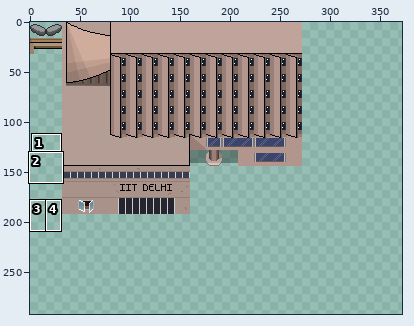
Two states of a sprite sheet, task2/assets/raw/self/iitd.png. Above: a wide view before the commit, with the close-up outlined.
Close-up. Earlier state:
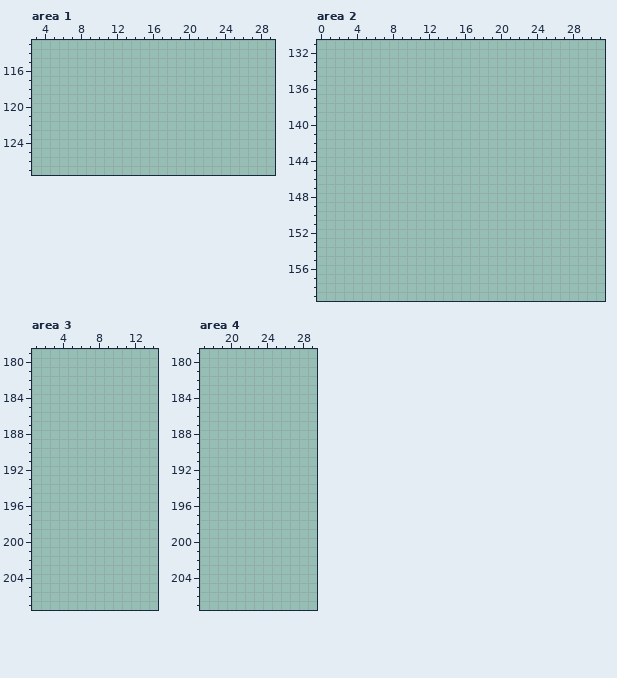
The file is 1024x1024 pixels. Colours within 5 levels of each other are drawn and written as one. Shown: area 1: x 3..29, y 113..127; area 2: x 0..31, y 131..159; area 3: x 1..14, y 179..207; area 4: x 17..29, y 179..207. The wide view leaves out empty margins. The commit also changed other parts of the picture, which this record leaves out.
After:
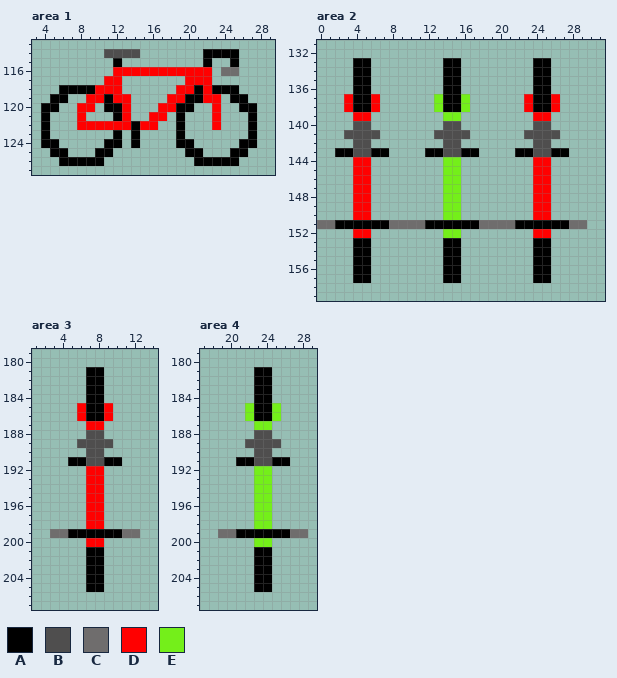
Palette (. is transparent): A #000000  B #4f4e4e  C #6f6d6d  D #ff0000  E #74ef1a
What changed:
Changed rows in their new state; - is an unchanged pixel.
Area 1:
first column x 4:
114 -------BBBB-------AAAA--
115 --------A---------A--A--
116 --------DDDDDDDDDDD-CC--
117 -------DD-------DDD-----
118 --AAAADDD------DDADAAA--
119 -AA--DDADD----DDAADD-AA-
120 AA--DD-AAD---DDAA--D--AA
121 A---D---AD--DD-A---D---A
122 A---DDDDDDADD--A---D---A
123 A-------A-A----A-------A
124 AA-----AA-A----AA-----AA
125 -AA---AA--------AA---AA-
126 --AAAAA----------AAAAA--
Area 2:
first column x 0:
133 ----AA--------AA--------AA----
134 ----AA--------AA--------AA----
135 ----AA--------AA--------AA----
136 ----AA--------AA--------AA----
137 ---DAAD------EAAE------DAAD---
138 ---DAAD------EAAE------DAAD---
139 ----DD--------EE--------DD----
140 ----BB--------BB--------BB----
141 ---BBBB------BBBB------BBBB---
142 ----BB--------BB--------BB----
143 --AABBAA----AABBAA----AABBAA--
144 ----DD--------EE--------DD----
145 ----DD--------EE--------DD----
146 ----DD--------EE--------DD----
147 ----DD--------EE--------DD----
148 ----DD--------EE--------DD----
149 ----DD--------EE--------DD----
150 ----DD--------EE--------DD----
151 CCAAAAAACCCCAAAAAACCCCAAAAAACC
152 ----DD--------EE--------DD----
153 ----AA--------AA--------AA----
154 ----AA--------AA--------AA----
155 ----AA--------AA--------AA----
156 ----AA--------AA--------AA----
157 ----AA--------AA--------AA----
Area 3:
first column x 3:
181 ----AA----
182 ----AA----
183 ----AA----
184 ----AA----
185 ---DAAD---
186 ---DAAD---
187 ----DD----
188 ----BB----
189 ---BBBB---
190 ----BB----
191 --AABBAA--
192 ----DD----
193 ----DD----
194 ----DD----
195 ----DD----
196 ----DD----
197 ----DD----
198 ----DD----
199 CCAAAAAACC
200 ----DD----
201 ----AA----
202 ----AA----
203 ----AA----
204 ----AA----
205 ----AA----
Area 4:
first column x 19:
181 ----AA----
182 ----AA----
183 ----AA----
184 ----AA----
185 ---EAAE---
186 ---EAAE---
187 ----EE----
188 ----BB----
189 ---BBBB---
190 ----BB----
191 --AABBAA--
192 ----EE----
193 ----EE----
194 ----EE----
195 ----EE----
196 ----EE----
197 ----EE----
198 ----EE----
199 CCAAAAAACC
200 ----EE----
201 ----AA----
202 ----AA----
203 ----AA----
204 ----AA----
205 ----AA----
